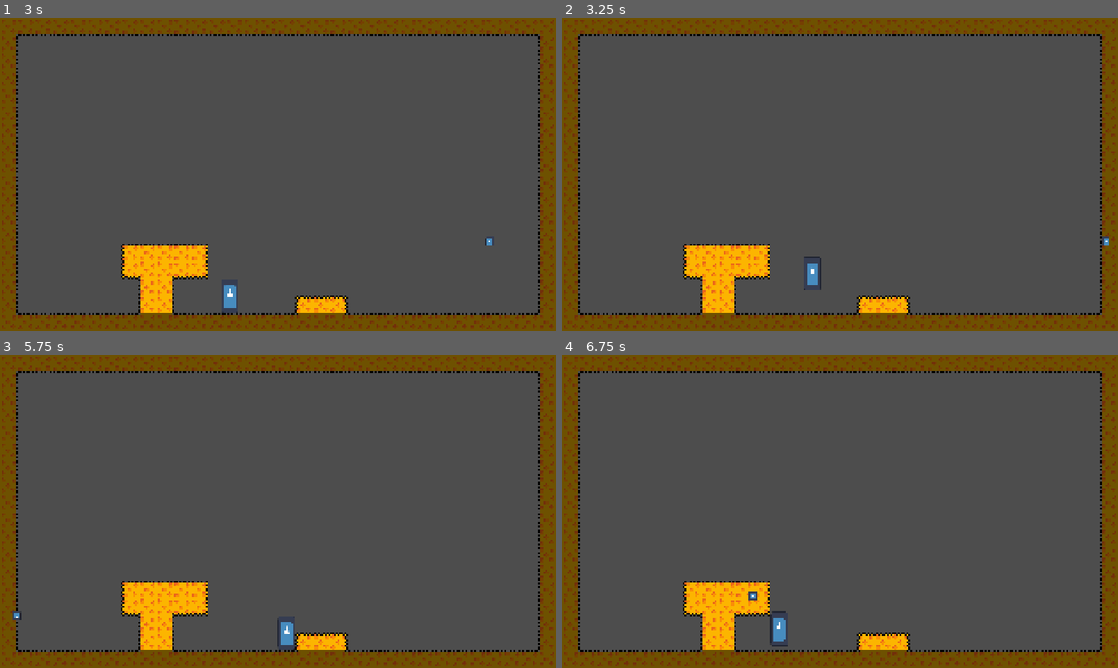
Above: before the commit, frames 1-4 (two rows, left to right).
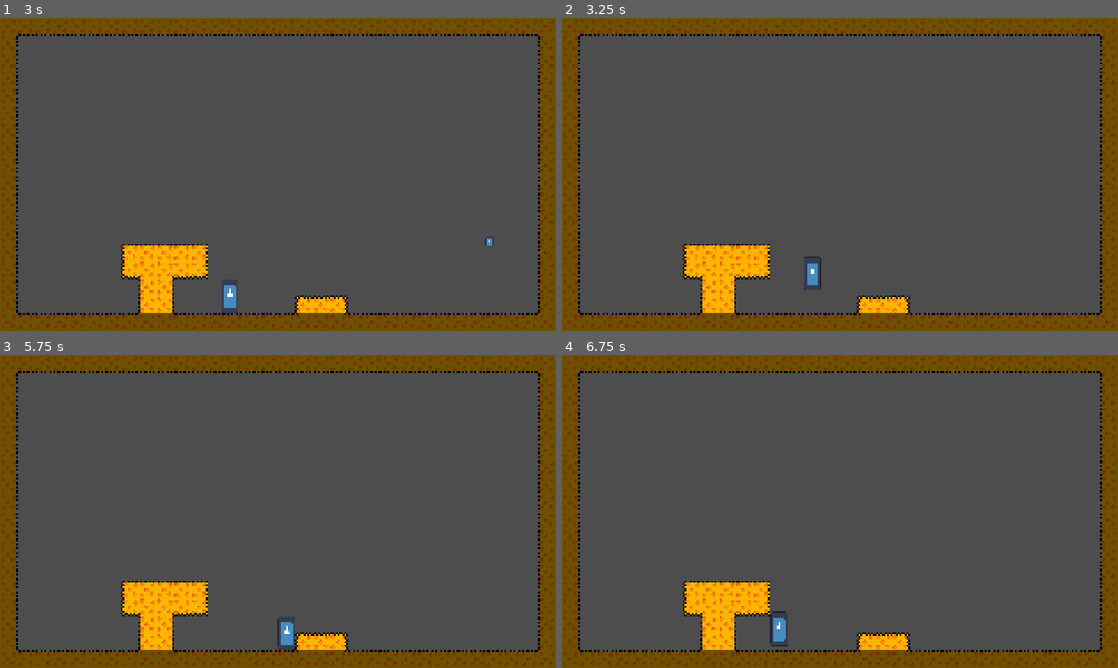
Above: after the commit, the same moments.

Repository: Breadstone58/cheese-miner
Game: Godot game, scene res://scenes/rooms/room_template.tscn
Same seed, same stepped clock (60 frames per second), same inputs: the game is played once before the commit and once after it. The engine's default icon, where the game draws it, is replaced by a stand-in: a white triangle on a blue panel in a dark square.
Inputs:
- Up to frame 1 (3 s): tap Enter (shoot) at 0.5 s; hold S (aim_down) 0.53-1.28 s; hold D (move_right) 0.53-2.03 s; tap Space (jump) at 0.77, 1.52 s; tap W (aim_up) at 1.35 s; hold A (move_left) 2.03-2.78 s; hold Enter (shoot) 2.03-2.78 s; hold D (move_right) from 2.78 s (still down); tap S (aim_down) at 2.85 s
- Up to frame 2 (3.25 s): keep holding D (move_right); tap Space (jump) at 3.02 s
- Up to frame 3 (5.75 s): hold W (aim_up) 3.53-4.28 s; tap Space (jump) at 3.77, 4.52 s; release D (move_right) at 4.28 s; hold A (move_left) 4.28-5.03 s; tap Enter (shoot) at 4.35 s; hold D (move_right) from 5.03 s (still down); hold S (aim_down) from 5.03 s (still down)
- Up to frame 4 (6.75 s): tap Space (jump) at 5.75, 6.02 s; release D (move_right) at 5.78 s; release S (aim_down) at 5.78 s; hold A (move_left) from 5.78 s (still down); tap W (aim_up) at 5.85 s; hold Enter (shoot) from 6.53 s (still down)

Frame 1 is identical in both runs. In frame 2, less than 0.1% of the frame differs, in the area x 97-99%, y 69-73%; in frame 3, less than 0.1%; in frame 4, less than 0.1%, in the area x 33-36%, y 75-79%.

Commit message:
fixed bullet collision

Diff:
--- a/project.godot
+++ b/project.godot
@@ -61,7 +61,13 @@
 shoot={
 "deadzone": 0.2,
 "events": [Object(InputEventKey,"resource_local_to_scene":false,"resource_name":"","device":-1,"window_id":0,"alt_press …(195 unchanged characters)…
-, Object(InputEventJoypadButton,"resource_local_to_scene":false,"resource_name":"","device":-1,"button_index":1,"pressure":0.0,"pressed":false,"script":null)
+, Object(InputEventJoypadButton,"resource_local_to_scene":false,"resource_name":"","device":-1,"button_index":2,"pressure":0.0,"pressed":false,"script":null)
+]
+}
+aim={
+"deadzone": 0.2,
+"events": [Object(InputEventKey,"resource_local_to_scene":false,"resource_name":"","device":-1,"window_id":0,"alt_pressed":false,"shift_pressed":false,"ctrl_pressed":false,"meta_pressed":false,"pressed":false,"keycode":0,"physical_keycode":4194325,"key_label":0,"unicode":0,"location":0,"echo":false,"script":null)
+, Object(InputEventJoypadMotion,"resource_local_to_scene":false,"resource_name":"","device":-1,"axis":4,"axis_value":1.0,"script":null)
 ]
 }
 
--- a/scenes/bullet/bullet.tscn
+++ b/scenes/bullet/bullet.tscn
@@ -7,6 +7,7 @@
 size = Vector2(27, 28)
 
 [node name="Bullet" type="Area2D" unique_id=1385416365]
+collision_mask = 6
 script = ExtResource("1_83itf")
 
 [node name="CollisionShape2D" type="CollisionShape2D" parent="." unique_id=1195209359]
@@ -19,4 +20,5 @@
 [node name="VisibleOnScreenNotifier2D" type="VisibleOnScreenNotifier2D" parent="." unique_id=1595051940]
 rect = Rect2(-14, -16, 28, 32)
 
+[connection signal="body_entered" from="." to="." method="_on_body_entered"]
 [connection signal="screen_exited" from="VisibleOnScreenNotifier2D" to="." method="_on_visible_on_screen_notifier_2d_screen_exited"]
--- a/scenes/player/player.tscn
+++ b/scenes/player/player.tscn
@@ -23,6 +23,7 @@
 size = Vector2(64, 127)
 
 [node name="CharacterBody2D" type="CharacterBody2D" unique_id=590245782]
+collision_mask = 6
 script = ExtResource("1_g2els")
 bullet_scene = ExtResource("2_gmlin")
 
--- a/scenes/rooms/room_template.tscn
+++ b/scenes/rooms/room_template.tscn
@@ -87,7 +87,7 @@
 
 [sub_resource type="TileSet" id="TileSet_2sdf6"]
 tile_size = Vector2i(64, 64)
-physics_layer_0/collision_layer = 1
+physics_layer_0/collision_layer = 2
 physics_layer_0/physics_material = SubResource("PhysicsMaterial_iahlw")
 sources/0 = SubResource("TileSetAtlasSource_2lsvk")
 
